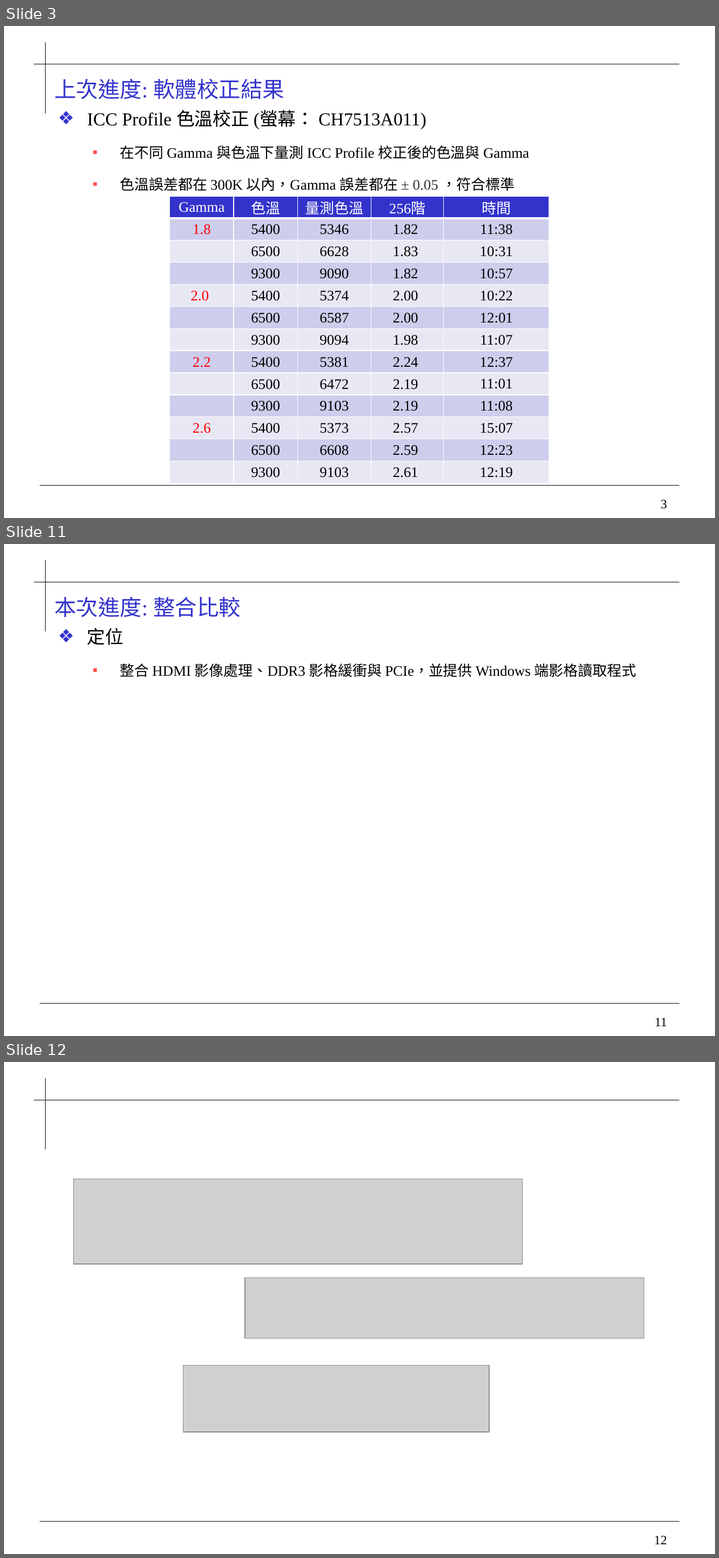
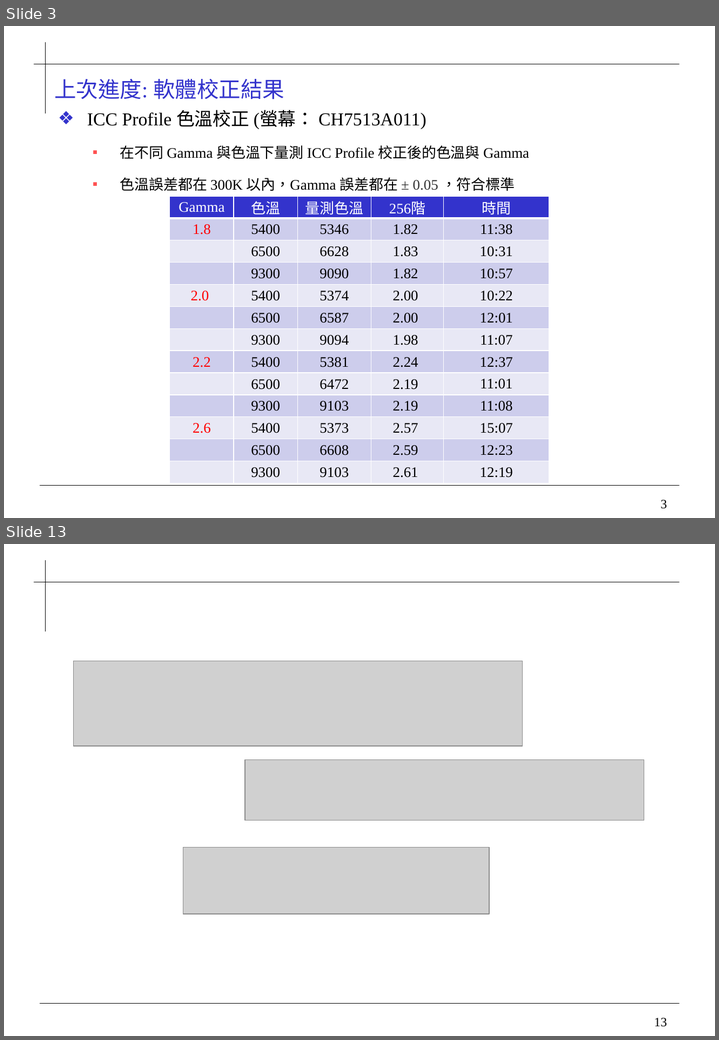
Before and after one commit to 0ilasis0/home, a slide deck: Onyx_進度報告_1013.pptx. Shown one above the other, each under a label of ours: slides 3, 11 and 12 before the commit, slides 3 and 13 after it; the slides between them are not shown. The pictures are 719x1558 and 719x1040 pixels, drawn with LibreOffice and Linux fonts; fonts in the diff are those of the drawing; grey boxes stand for pictures; background and template pictures are left out. Boxes give left, top, right and bottom in pixels: in the first picture for what was removed or moved away, otherwise in the second. Text is boxed around its words. In the diff, an @@ line names an element or a change of style, - is before the commit and + after.

```diff
--- a/Onyx_進度報告_1013.pptx
+++ b/Onyx_進度報告_1013.pptx
@@ slide 11 removed at bbox=[4, 544, 715, 1036], background #FFFFFF; not listed: 4 template elements that a slide beside it also shows @@
@@ title removed at bbox=[54, 597, 241, 617] @@
-本次進度: 整合比較
@@ text removed at bbox=[87, 628, 636, 677] @@
-❖ 定位
-  ▪ 整合 HDMI 影像處理、DDR3 影格緩衝與 PCIe，並提供 Windows 端影格讀取程式
@@ what was slide 12 is now slide 13 @@
@@ page number at bbox=[654, 1018, 667, 1027]: text changed @@
-12
+13
```
Also in this commit, not shown: 7 slides changed, 2 slides added, 43 other files.
